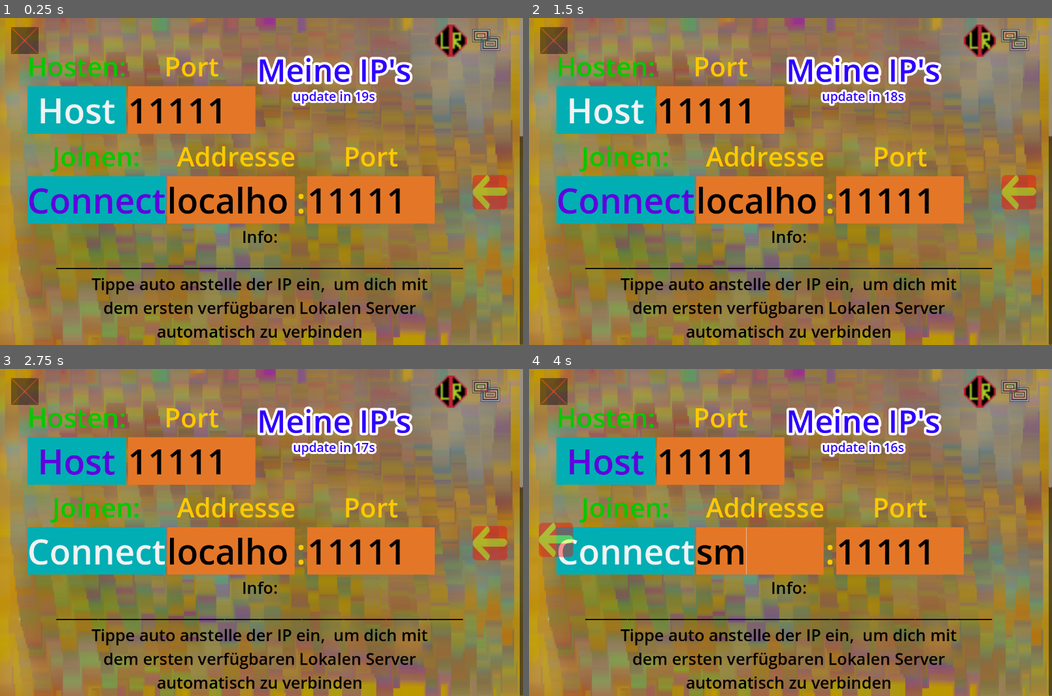
Above: before the commit, frames 1-4 (two rows, left to right).
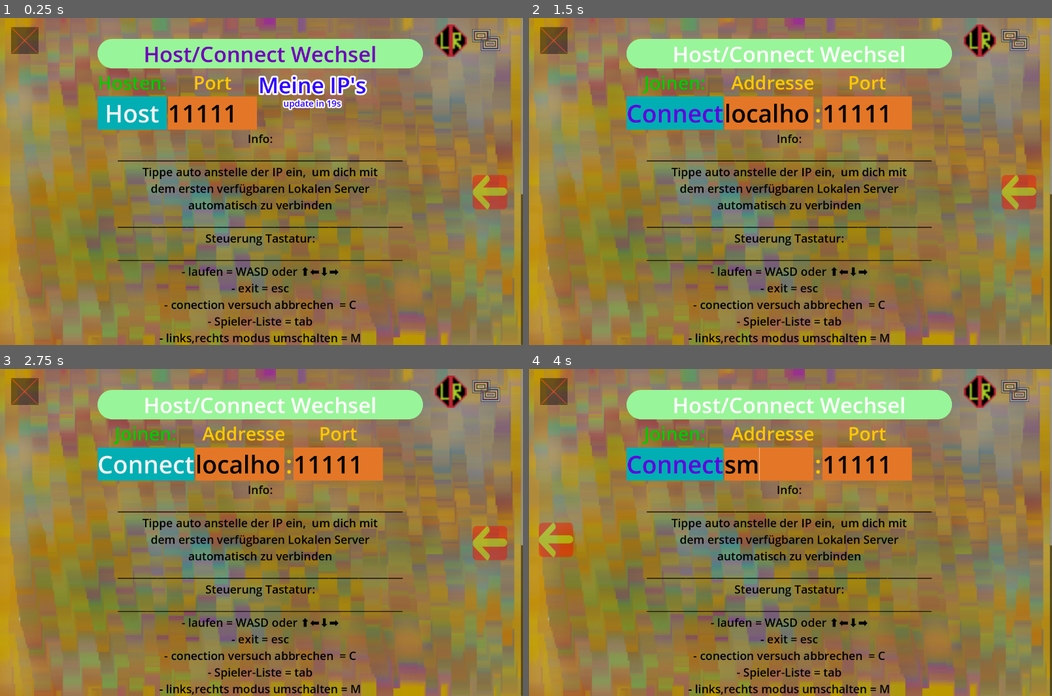
Above: after the commit, the same moments.

Repository: NIK-98/Paint_The_Ground
Game: Godot game, scene res://sceens/main.tscn
Two runs of this game, one before a commit and one after it. Both use one fixed random seed, a clock stepped at 60 frames per second and the inputs below.
Inputs (mouse positions are in pixels of both pictures, inside the frame that each line leads up to):
- Up to frame 1 (0.25 s): no input
- Up to frame 2 (1.5 s): click (790, 53) at 0.5 s, where only the run after the commit has a clickable "Host/Connect Wechsel"; click (607, 109) at 1.25 s, where only the run before the commit has a clickable "Host"
- Up to frame 3 (2.75 s): click "Connect" at 2 s
- Up to frame 4 (4 s): move the mouse to (905, 516) at 2.77 s; hold D (right) 2.78-3.53 s; hold Tab (Info) 2.78-3.53 s; click (905, 516) at 2.92 s; tap Enter at 3.5 s; move the mouse to (685, 548) at 3.52 s; hold S (down) from 3.53 s (still down); tap M (modus) at 3.6 s

The runs differ from the first frame. In frame 1, 31% of the frame differs, in the area x 5-100%, y 0-100%; in frame 2, 33%; in frame 3, 33%; in frame 4, 33%.

Commit message:
UI Weiter Optimiert

Diff:
--- a/sceens/ui.tscn
+++ b/sceens/ui.tscn
@@ -16,6 +16,21 @@
 Label/colors/font_outline_color = Color(1, 1, 1, 1)
 Label/font_sizes/font_size = 50
 Label/fonts/font = SubResource("SystemFont_mlu1k")
+
+[sub_resource type="StyleBoxFlat" id="StyleBoxFlat_cmien"]
+bg_color = Color(0.6, 0.960784, 0.6, 1)
+corner_radius_top_left = 1024
+corner_radius_top_right = 1024
+corner_radius_bottom_right = 1024
+corner_radius_bottom_left = 1024
+
+[sub_resource type="Theme" id="Theme_mqa3c"]
+Button/colors/font_color = Color(0.438718, 0.00216328, 0.733864, 1)
+Button/styles/focus = SubResource("StyleBoxFlat_cmien")
+Button/styles/hover = SubResource("StyleBoxFlat_cmien")
+Button/styles/hover_pressed = SubResource("StyleBoxFlat_cmien")
+Button/styles/normal = SubResource("StyleBoxFlat_cmien")
+Button/styles/pressed = SubResource("StyleBoxFlat_cmien")
 
 [sub_resource type="StyleBoxFlat" id="StyleBoxFlat_qxaaj"]
 bg_color = Color(0, 0.682353, 0.701961, 1)
@@ -69,8 +84,9 @@
 
 [node name="Panel" type="ScrollContainer" parent="."]
 layout_mode = 0
-offset_right = 1280.0
-offset_bottom = 800.0
+offset_right = 1829.0
+offset_bottom = 1143.0
+scale = Vector2(0.7, 0.7)
 theme_override_styles/panel = SubResource("StyleBoxTexture_w0wsa")
 horizontal_scroll_mode = 0
 
@@ -89,7 +105,13 @@
 
 [node name="Options" type="VBoxContainer" parent="Panel/CenterContainer/Net"]
 layout_mode = 2
-theme_override_constants/separation = 10
+
+[node name="Host_Connect" type="Button" parent="Panel/CenterContainer/Net/Options"]
+layout_mode = 2
+theme = SubResource("Theme_mqa3c")
+theme_override_font_sizes/font_size = 75
+toggle_mode = true
+text = "Host/Connect Wechsel"
 
 [node name="Option1" type="HBoxContainer" parent="Panel/CenterContainer/Net/Options"]
 layout_mode = 2
@@ -162,6 +184,7 @@
 layout_mode = 2
 
 [node name="Option2" type="HBoxContainer" parent="Panel/CenterContainer/Net/Options"]
+visible = false
 layout_mode = 2
 
 [node name="o2" type="VBoxContainer" parent="Panel/CenterContainer/Net/Options/Option2"]
@@ -265,6 +288,7 @@
 wait_time = 20.0
 autostart = true
 
+[connection signal="toggled" from="Panel/CenterContainer/Net/Options/Host_Connect" to="." method="_on_host_connect_toggled"]
 [connection signal="pressed" from="Panel/CenterContainer/Net/Options/Option1/o1/Host" to="." method="_on_host_pressed"]
 [connection signal="pressed" from="Panel/CenterContainer/Net/Options/Option2/o2/Connect" to="." method="_on_connect_pressed"]
 [connection signal="timeout" from="ips_update_timer" to="." method="_on_ips_update_timeout"]
--- a/scripts/ui.gd
+++ b/scripts/ui.gd
@@ -198,3 +198,12 @@
 func _input(_event):
 	if Input.is_action_just_pressed("modus"):
 		get_parent().get_parent()._on_change_pressed()
+
+
+func _on_host_connect_toggled(toggled_on: bool) -> void:
+	if toggled_on:
+		$Panel/CenterContainer/Net/Options/Option1.hide()
+		$Panel/CenterContainer/Net/Options/Option2.show()
+	else:
+		$Panel/CenterContainer/Net/Options/Option2.hide()
+		$Panel/CenterContainer/Net/Options/Option1.show()
Not shown: 2 places in sceens/level.tscn that only renumber resources
Not shown: 1 places in sceens/ui.tscn that only renumber resources
